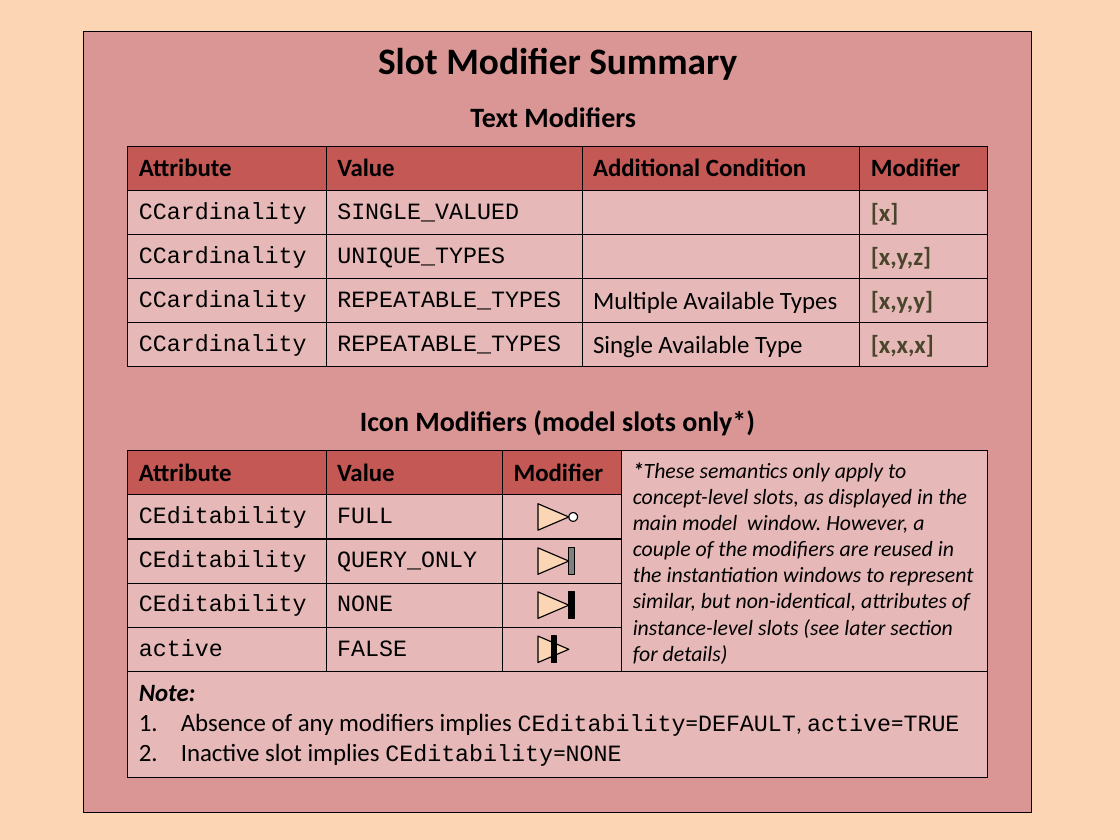
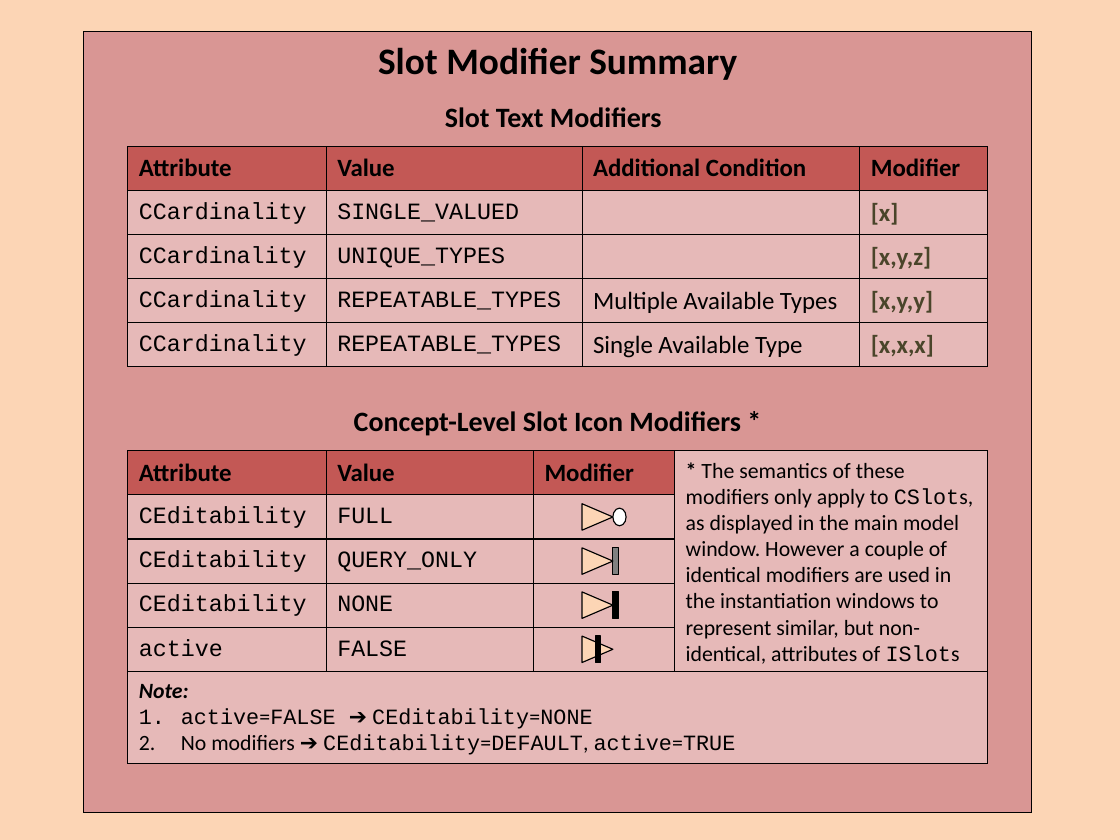
Before and after one commit to colin-puleston/mekon-hobo, a slide deck: slide 16 of docs/MEKON-HOBO Introductory Tutorial.pptx. Drawn at 1120x840 pixels with LibreOffice and Linux fonts; fonts in the diff are those of the drawing. Boxes give left, top, right and bottom in pixels: in the first picture for what was removed or moved away, otherwise in the second. Text is boxed around its words. In the diff, an @@ line names an element or a change of style, - is before the commit and + after.

```diff
--- a/docs/MEKON-HOBO Introductory Tutorial.pptx
+++ b/docs/MEKON-HOBO Introductory Tutorial.pptx
@@ text at [445,107,662,127]: text changed @@
-Text Modifiers
+Slot Text Modifiers
@@ text at [354,411,741,436]: text changed @@
-Icon Modifiers (model slots only*)
+Concept-Level Slot Icon Modifiers *
@@ rectangle "Value": place and size @@
-rectangle "Value" at [326,451,502,497]
+rectangle "Value" at [326,451,533,497]
@@ rectangle "Modifier": place and size @@
-rectangle "Modifier" at [503,451,622,495]
+rectangle "Modifier" at [533,451,674,495]
@@ rectangle "* The semantics of these ...": place and size @@
-rectangle "* The semantics of these ..." at [622,451,988,672]
+rectangle "* The semantics of these ..." at [674,451,988,672]
@@ text in rectangle at [686,463,973,672]: text changed; italic off @@
-*These semantics only apply to concept-level slots, as displayed in the main model window. However, a couple of the modifiers are reused in the instantiation windows to represent similar, but non-identical, attributes of instance-level slots (see later section for details)
+* The semantics of these modifiers only apply to CSlots, as displayed in the main model window. However a couple of identical modifiers are used in the instantiation windows to represent similar, but non-identical, attributes of ISlots (see later section for details)
@@ rectangle "FULL": place and size @@
-rectangle "FULL" at [326,495,502,539]
+rectangle "FULL" at [326,495,533,539]
@@ rectangle: place and size @@
-rectangle at [503,495,622,539]
+rectangle at [533,495,674,539]
@@ ellipse: place and size @@
-ellipse at [569,513,578,522]
+ellipse at [613,508,626,526]
@@ rectangle "QUERY_ONLY": place and size @@
-rectangle "QUERY_ONLY" at [326,539,502,582]
+rectangle "QUERY_ONLY" at [326,539,533,582]
@@ rectangle: place and size @@
-rectangle at [503,539,622,582]
+rectangle at [533,539,674,582]
@@ rectangle "NONE": place and size @@
-rectangle "NONE" at [326,584,502,627]
+rectangle "NONE" at [326,584,533,627]
@@ rectangle: place and size @@
-rectangle at [503,584,622,627]
+rectangle at [533,584,674,627]
@@ rectangle "FALSE": place and size @@
-rectangle "FALSE" at [326,627,502,671]
+rectangle "FALSE" at [326,627,533,671]
@@ rectangle: place and size @@
-rectangle at [503,627,622,671]
+rectangle at [533,627,674,671]
@@ 4 triangles, 3 rectangles: place and size @@
-4 triangles, 3 rectangles at [538,504,575,663]
+4 triangles, 3 rectangles at [582,504,618,663]
@@ rectangle "Note:": place and size @@
-rectangle "Note:" at [128,671,988,776]
+rectangle "Note:" at [128,671,988,764]
@@ text in rectangle at [139,684,189,698]: size 16 to 14 pt in "Note:" @@
@@ text in rectangle at [181,709,736,755]: text changed; size 16 to 14 pt; font Calibri to Courier New @@
-1. Absence of any modifiers implies CEditability=DEFAULT, active=TRUE
-2. Inactive slot implies CEditability=NONE
+1. active=FALSE ➔ CEditability=NONE
+2. No modifiers ➔ CEditability=DEFAULT, active=TRUE
```
Also in this commit, not shown: 11 other slides changed, 1 slide added.
